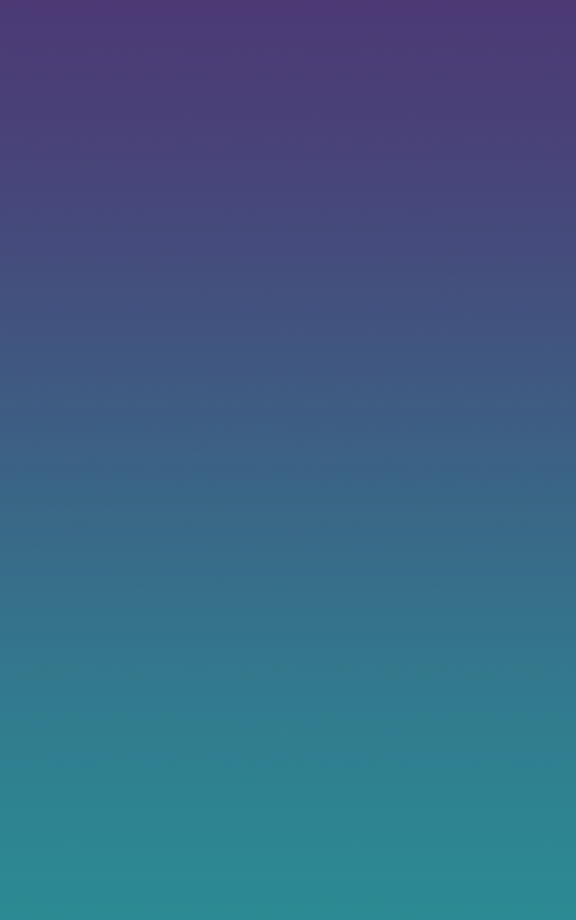
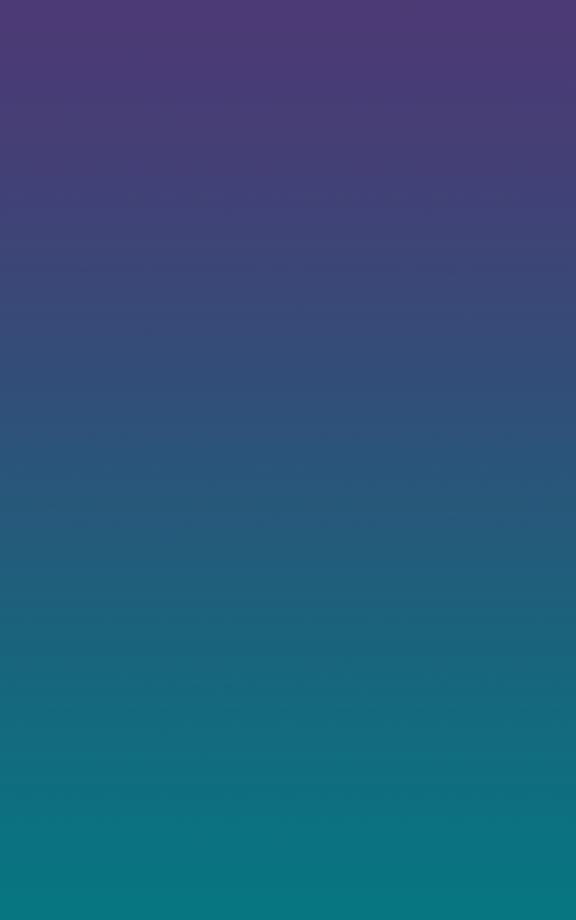
Revision of a layered w=576, h=920 image; what changed, layer by layer:
"Layer 1": opacity 85% → 100%, painted on it, masked it over 0, 82, 576, 920
added layer "Layer 1 copy" (85%) over 0, 82, 576, 920
